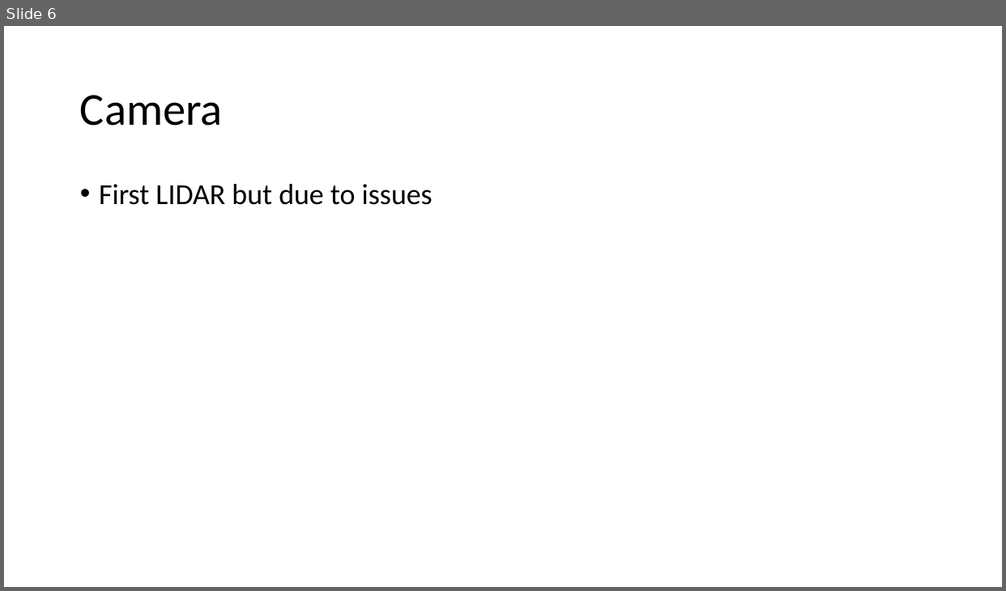
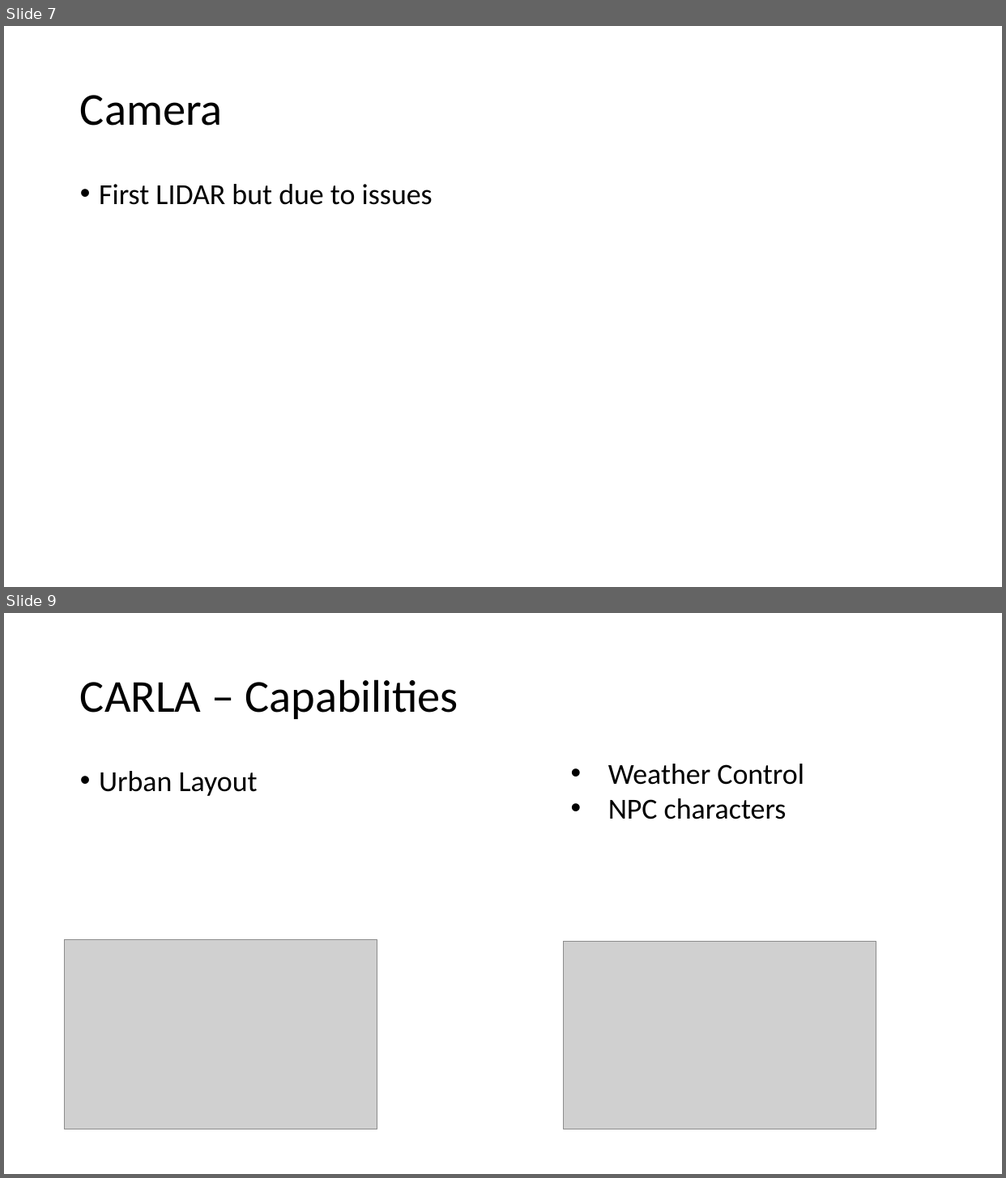
Before and after one commit to grep-aarkash/EECE-571K-Dependable-systems-project, a slide deck: Research/Presentation1.pptx. Shown one above the other, each under a label of ours: slide 6 before the commit, slides 7 and 9 after it; the slides between them are not shown. The pictures are 1006x591 and 1006x1178 pixels, drawn with LibreOffice and Linux fonts; fonts in the diff are those of the drawing; grey boxes stand for pictures. Boxes give left, top, right and bottom in pixels: in the first picture for what was removed or moved away, otherwise in the second. Text is boxed around its words. In the diff, an @@ line names an element or a change of style, - is before the commit and + after.

```diff
--- a/Research/Presentation1.pptx
+++ b/Research/Presentation1.pptx
@@ slide 9 added at (4,613,1002,1174), background #FFFFFF @@
@@ title added at (80,679,458,719), 44 pt, text #000000 @@
+CARLA – Capabilities
@@ text added at (99,771,258,796), 28 pt, text #000000 @@
+• Urban Layout
@@ text added at (608,764,804,820), 28 pt, text #000000 @@
+• Weather Control
+• NPC characters
@@ picture added at (64,940,377,1130) @@
@@ picture added at (563,942,876,1130) @@
@@ what was slide 6 is now slide 7 @@
```
Also in this commit, not shown: 2 slides changed, 7 other slides added, 3 slides removed.
